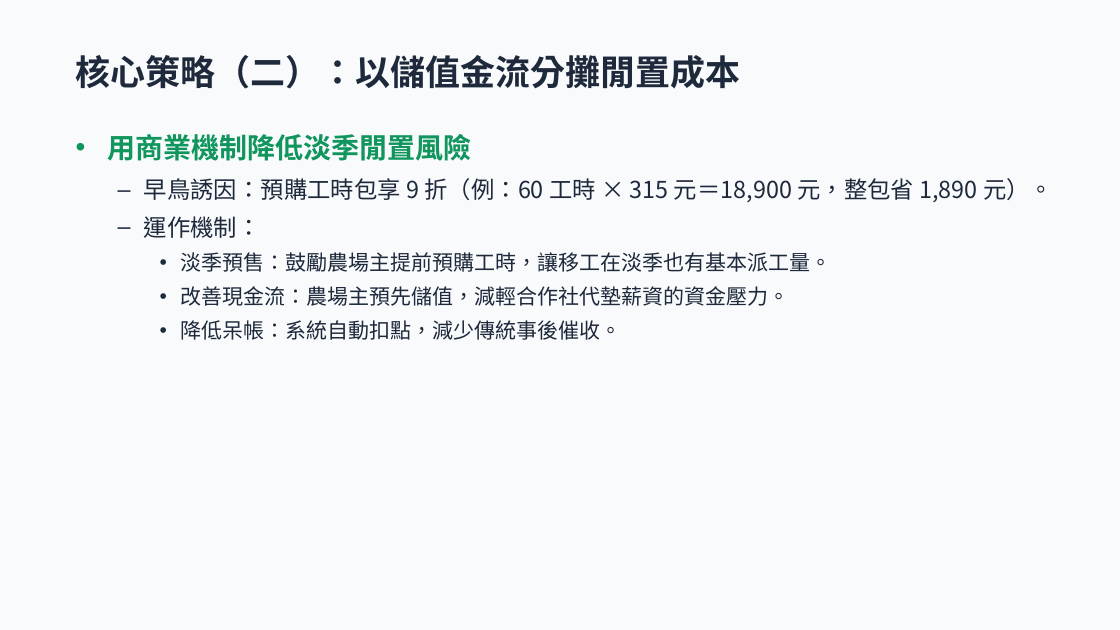
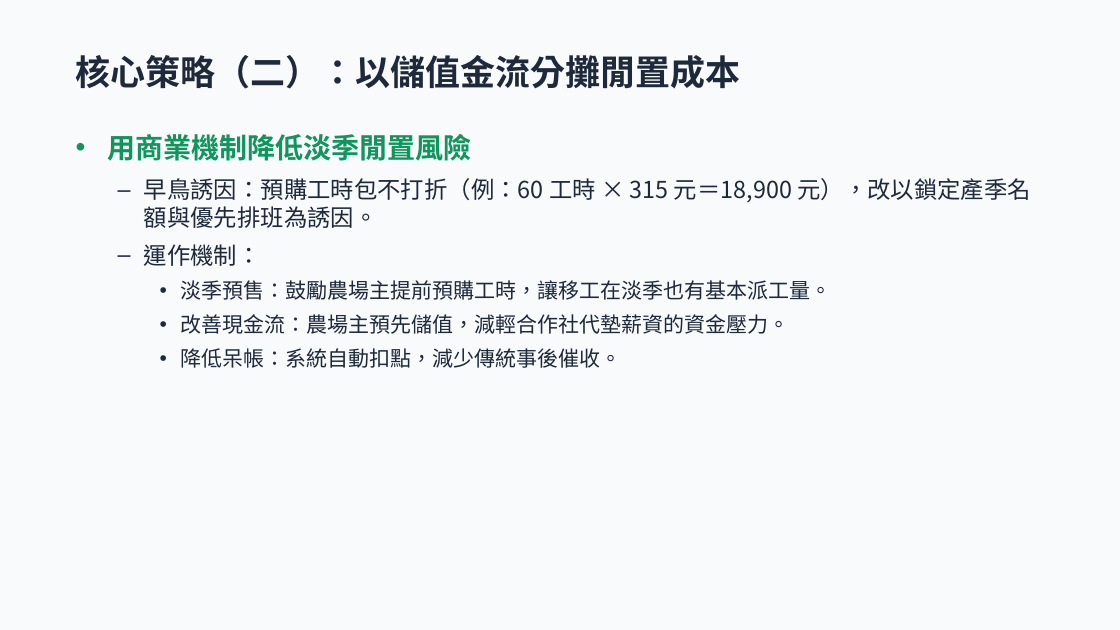
Before and after one commit to xx8888x/agridispatch, a slide deck: slide 7 of 06_簡報與路演Pitch/agricultural_labor_dispatch_pitch.pptx. Drawn at 1120x630 pixels with LibreOffice and Linux fonts; fonts in the diff are those of the drawing. Boxes give left, top, right and bottom in pixels: in the first picture for what was removed or moved away, otherwise in the second. Text is boxed around its words. In the diff, an @@ line names an element or a change of style, - is before the commit and + after.

```diff
--- a/06_簡報與路演Pitch/agricultural_labor_dispatch_pitch.pptx
+++ b/06_簡報與路演Pitch/agricultural_labor_dispatch_pitch.pptx
@@ text at (144, 178, 1031, 228): text changed @@
-  – 早鳥誘因：預購工時包享 9 折（例：60 工時 × 315 元＝18,900 元，整包省 1,890 元）。
+  – 早鳥誘因：預購工時包不打折（例：60 工時 × 315 元＝18,900 元），改以鎖定產季名額與優先排班為誘因。
```
Also in this commit, not shown: 19 other files.
